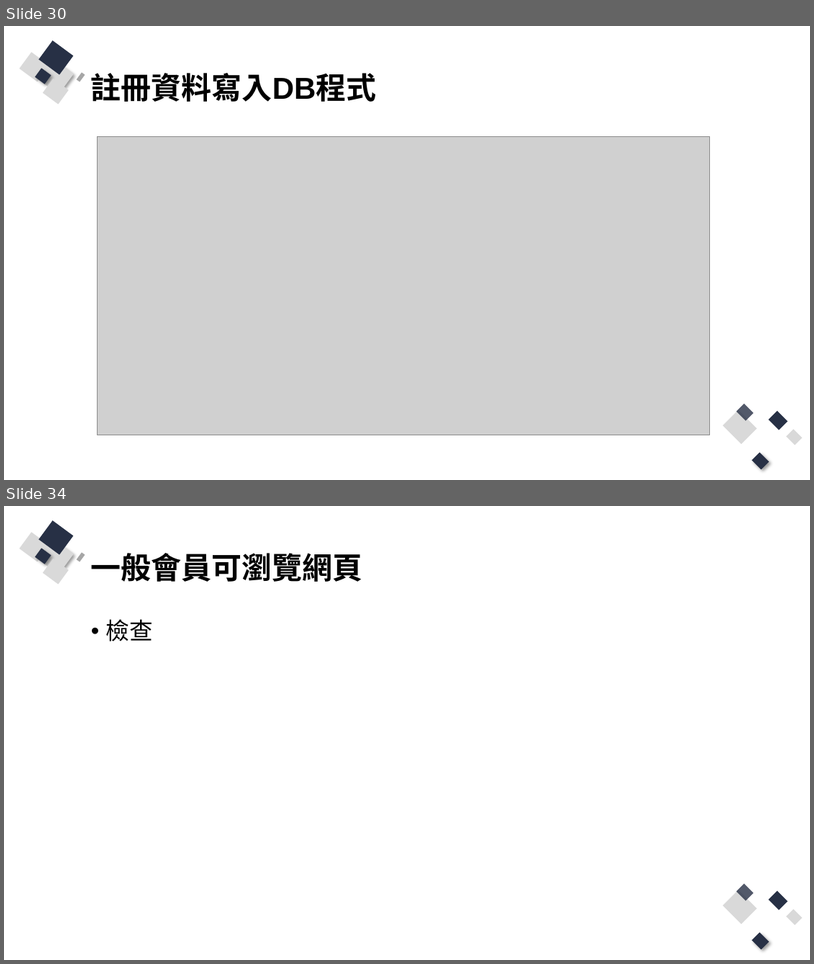
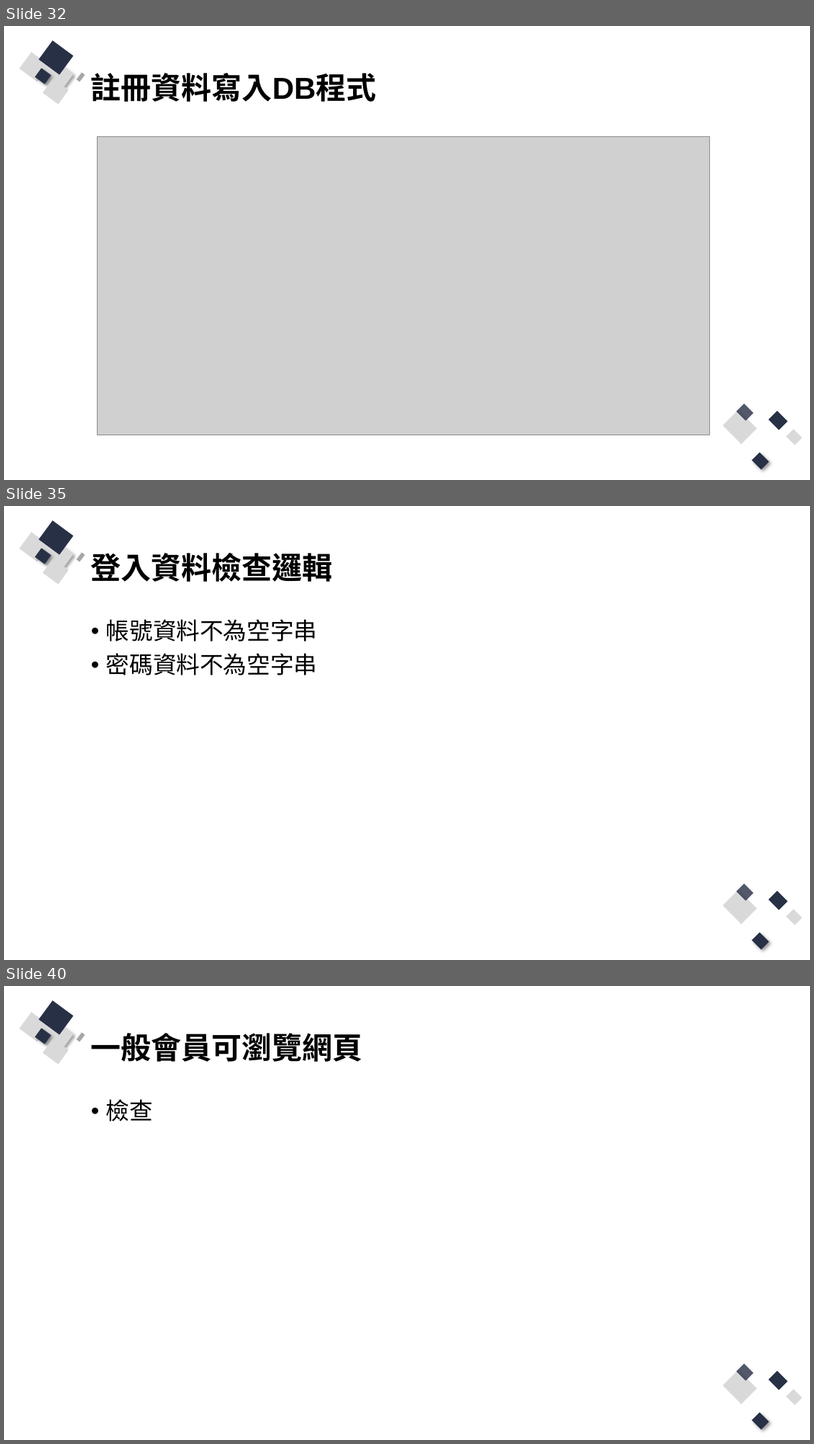
Before and after one commit to Q81JIAXIONG/-, a slide deck: 投影片/4.實作-帳號註冊、登入網頁.pptx. Shown one above the other, each under a label of ours: slides 30 and 34 before the commit, slides 32, 35 and 40 after it; the slides between them are not shown. The pictures are 814x964 and 814x1444 pixels, drawn with LibreOffice and Linux fonts; fonts in the diff are those of the drawing; grey boxes stand for pictures. Boxes give left, top, right and bottom in pixels: in the first picture for what was removed or moved away, otherwise in the second. Text is boxed around its words. In the diff, an @@ line names an element or a change of style, - is before the commit and + after.

Commit message:
準備登入範例

```diff
--- a/投影片/4.實作-帳號註冊、登入網頁.pptx
+++ b/投影片/4.實作-帳號註冊、登入網頁.pptx
@@ slide 35 added at (4,506,810,960), background #FFFFFF; not listed: 13 template elements that a slide beside it also shows @@
@@ title added at (91,553,333,582), 36 pt, text #000000, bold @@
+登入資料檢查邏輯
@@ text added at (106,619,318,675), 28 pt, text #000000 @@
+• 帳號資料不為空字串
+• 密碼資料不為空字串
@@ what was slide 30 is now slide 32 @@
@@ what was slide 34 is now slide 40 @@
```
Also in this commit, not shown: 2 slides changed, 7 other slides added, 1 slide removed, 9 other files.
